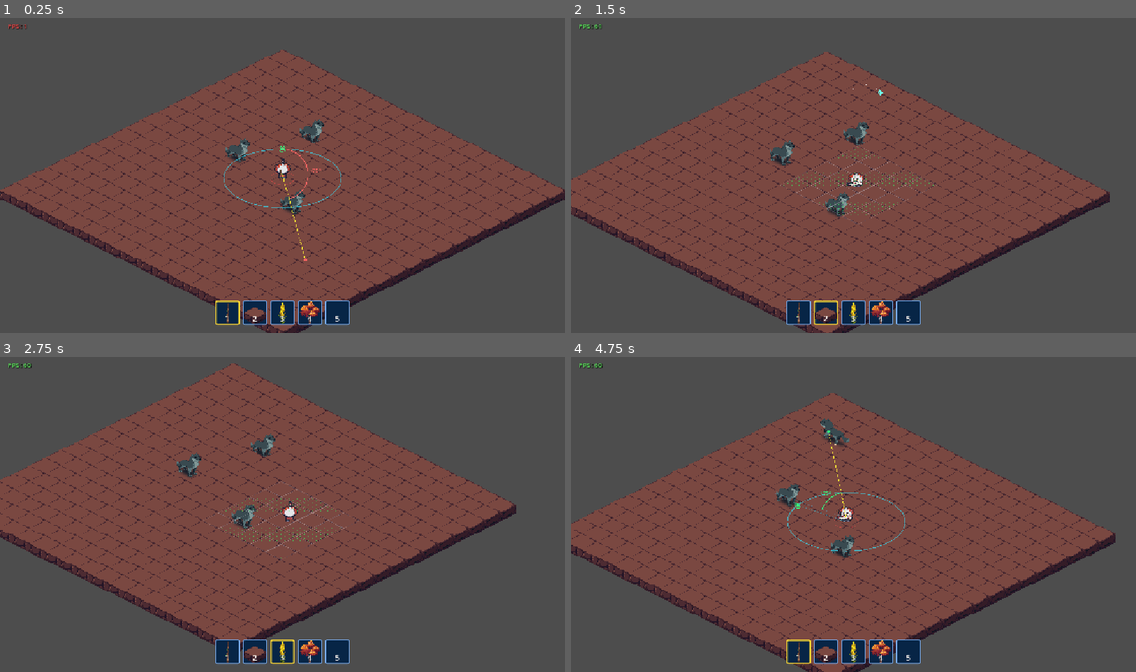
Above: before the commit, frames 1-4 (two rows, left to right).
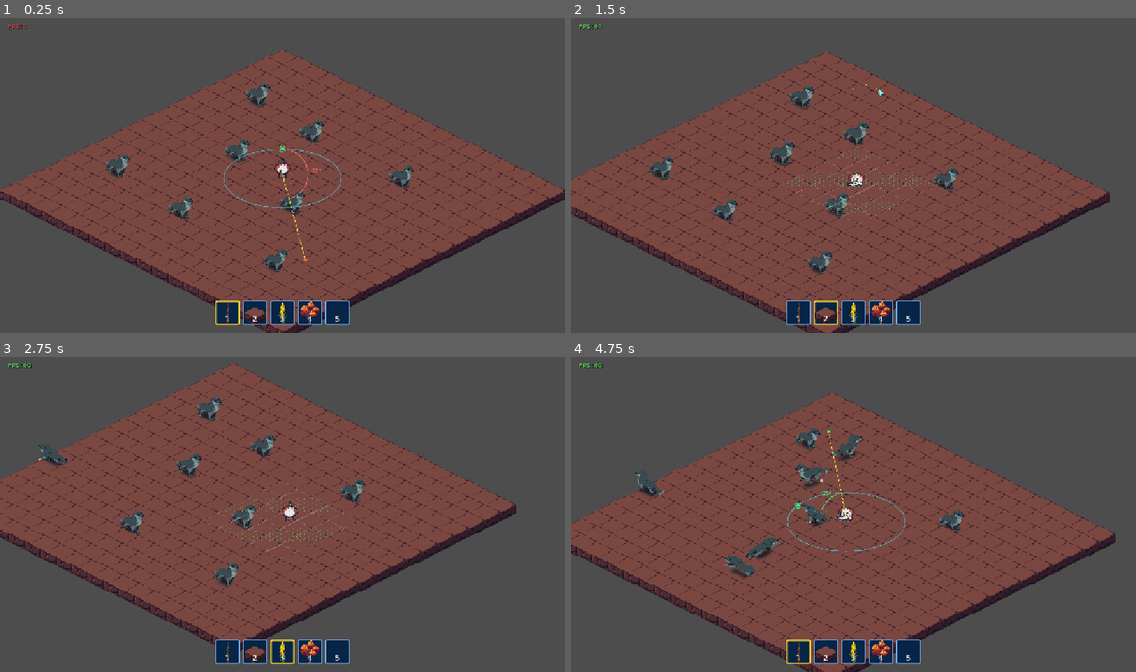
Above: after the commit, the same moments.

Repository: Luo-Mio/ColdWave2047
Game: Godot game, scene res://scene/main_scene.tscn
The game is run twice, just before and just after one commit, with the same random seed, the same clock (stepped at 60 frames per second) and the same inputs.
Inputs (mouse positions are in pixels of both pictures, inside the frame that each line leads up to):
- Up to frame 1 (0.25 s): no input
- Up to frame 2 (1.5 s): tap Enter at 0.5 s; move the mouse to (977, 159) at 0.52 s; hold D (move_right) 0.53-1.28 s; tap 1 at 0.6 s; click (977, 159) at 0.67 s; move the mouse to (740, 191) at 1.27 s; hold S (move_down) from 1.28 s (still down); tap 2 at 1.35 s
- Up to frame 3 (2.75 s): move the mouse to (339, 442) at 2.02 s; release S (move_down) at 2.03 s; hold D (move_right) from 2.03 s (still down); tap 3 at 2.1 s
- Up to frame 4 (4.75 s): move the mouse to (825, 577) at 2.77 s; release D (move_right) at 2.78 s; hold W (move_up) 2.78-3.53 s; tap 4 at 2.85 s; click (825, 577) at 2.92 s; move the mouse to (1023, 561) at 3.52 s; hold A (move_left) from 3.53 s (still down); tap 5 at 3.6 s; move the mouse to (684, 464) at 4.27 s; tap 1 at 4.35 s

The runs differ from the first frame. In frame 1, 0.9% of the frame differs, in the area x 18-74%, y 20-81%; in frame 2, 0.9%; in frame 3, 0.9%; in frame 4, 2.1%, in the area x 11-70%, y 19-71%.

Commit message:
添加瓷砖透视底部视觉提示

Diff:
--- a/scene/main_scene.tscn
+++ b/scene/main_scene.tscn
@@ -122,6 +122,21 @@
 [node name="Wolf3" parent="sortworld" unique_id=701672555 instance=ExtResource("10_wolf")]
 position = Vector2(316, 24)
 
+[node name="Wolf4" parent="sortworld" unique_id=1895894603 instance=ExtResource("10_wolf")]
+position = Vector2(49, 180)
+
+[node name="Wolf5" parent="sortworld" unique_id=1489722693 instance=ExtResource("10_wolf")]
+position = Vector2(499, 116)
+
+[node name="Wolf6" parent="sortworld" unique_id=947021064 instance=ExtResource("10_wolf")]
+position = Vector2(242, 286)
+
+[node name="Wolf7" parent="sortworld" unique_id=1625236670 instance=ExtResource("10_wolf")]
+position = Vector2(206, -52)
+
+[node name="Wolf8" parent="sortworld" unique_id=1257553610 instance=ExtResource("10_wolf")]
+position = Vector2(-80, 93)
+
 [node name="plantscene" type="Node" parent="." unique_id=676632468]
 
 [node name="WallXRayManager" type="Node" parent="." unique_id=1000475511]
--- a/script/shaders/tile_ground_shadow.gdshader
+++ b/script/shaders/tile_ground_shadow.gdshader
@@ -46,7 +46,7 @@
 };
 
 void fragment() {
-    vec4 col = texture(TEXTURE, UV);
+    vec4 col = COLOR; // Godot 的 COLOR 在片元阶段已预乘贴图与 modulate，直接使用避免二次乘算导致变黑
     if (col.a <= 0.001) {
         discard;
     }
--- a/script/shaders/xray.gdshader
+++ b/script/shaders/xray.gdshader
@@ -19,7 +19,7 @@
 );
 
 void fragment() {
-    vec4 col = texture(TEXTURE, UV);
+    vec4 col = COLOR;
     if (col.a <= 0.001) { discard; }
 
     // 1. 单次采样屏幕空间多实体透视蒙版 (Alpha 通道记录透视强度，O(1) 恒定开销)
